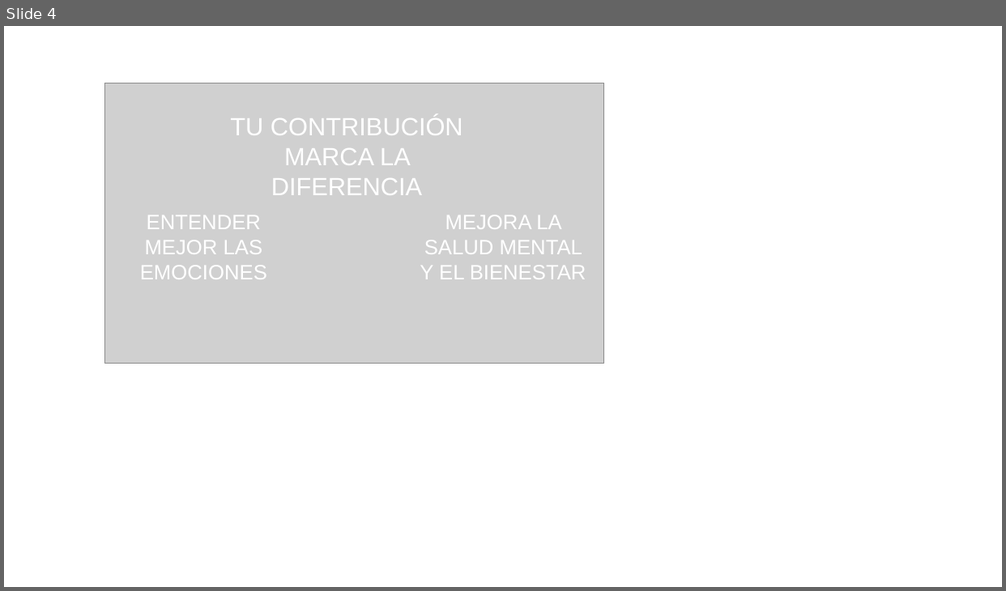
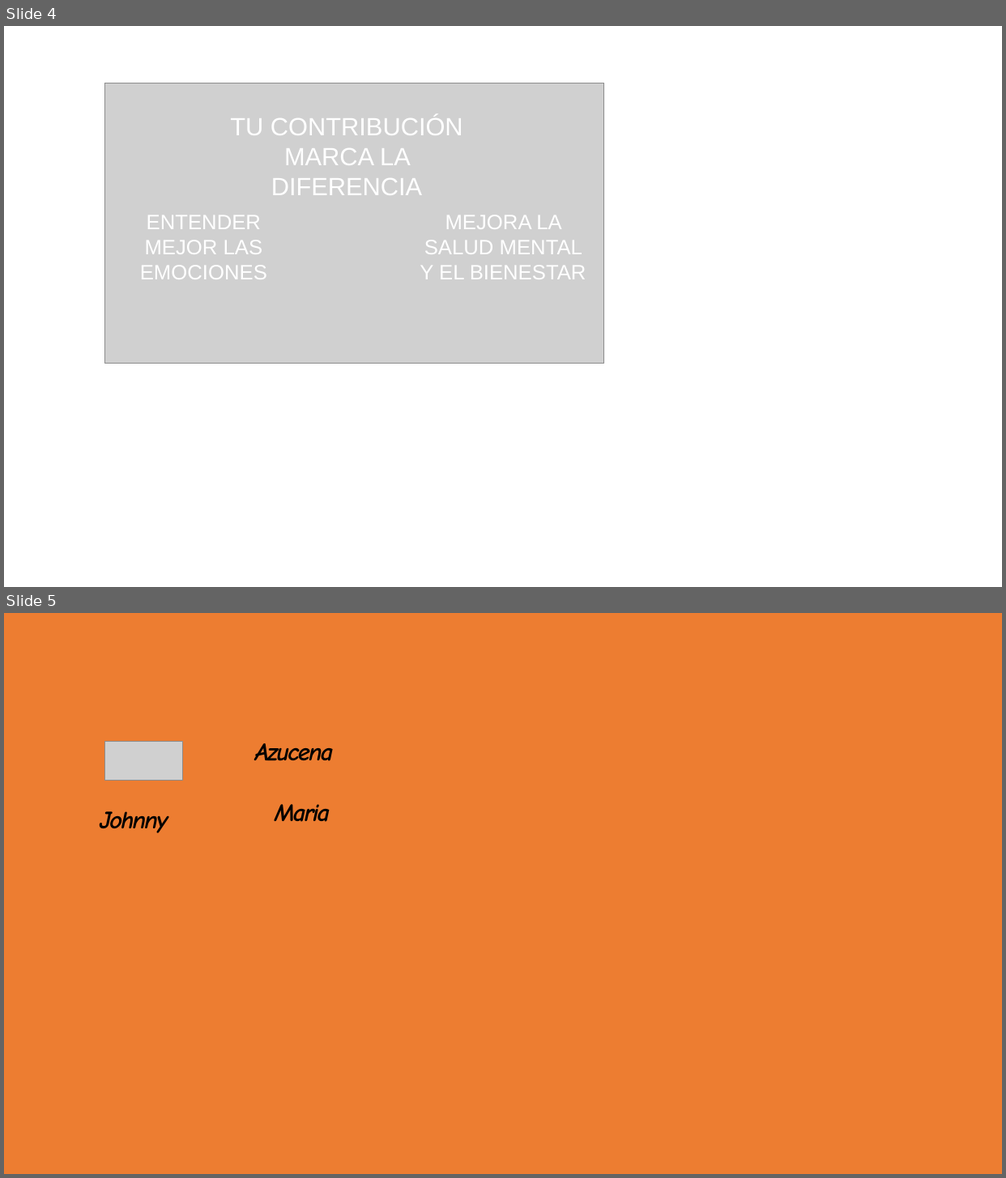
Before and after one commit to Sarah-Burnett/ecoweb-qualtrics, a slide deck: images/email/make-a-difference.pptx. Shown one above the other, each under a label of ours: slide 4 before the commit, slides 4 and 5 after it. The pictures are 1006x591 and 1006x1178 pixels, drawn with LibreOffice and Linux fonts; fonts in the diff are those of the drawing; grey boxes stand for pictures. Boxes give left, top, right and bottom in pixels: in the first picture for what was removed or moved away, otherwise in the second. Text is boxed around its words. In the diff, an @@ line names an element or a change of style, - is before the commit and + after.

```diff
--- a/images/email/make-a-difference.pptx
+++ b/images/email/make-a-difference.pptx
@@ slide 5 added at box(4, 613, 1002, 1174), background #ED7D31 @@
@@ picture added at box(105, 741, 183, 780) @@
@@ text added at box(255, 743, 334, 761), 24 pt, text #000000, bold, italic @@
+Azucena
@@ text added at box(275, 804, 330, 822), 24 pt, text #000000, bold, italic @@
+Maria
@@ text added at box(100, 811, 168, 833), 24 pt, text #000000, bold, italic @@
+Johnny
```
Also in this commit, not shown: 39 other files.
